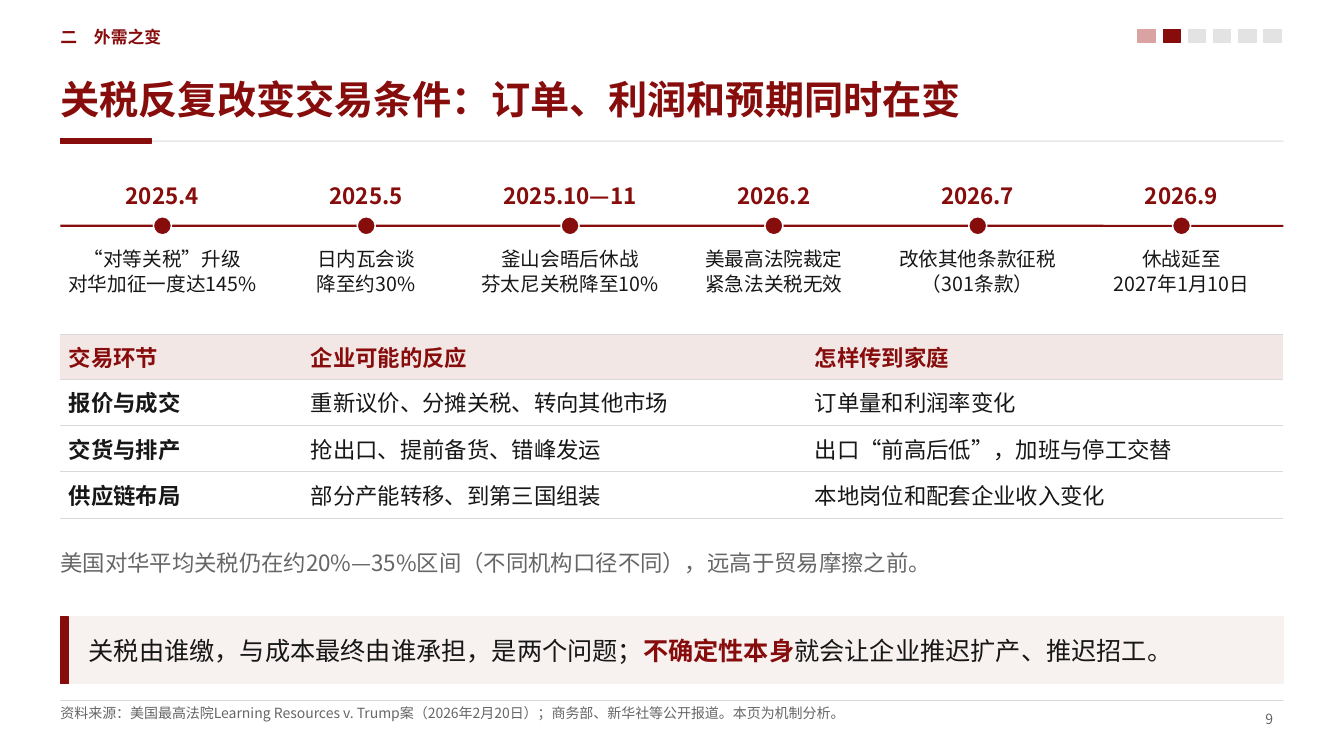
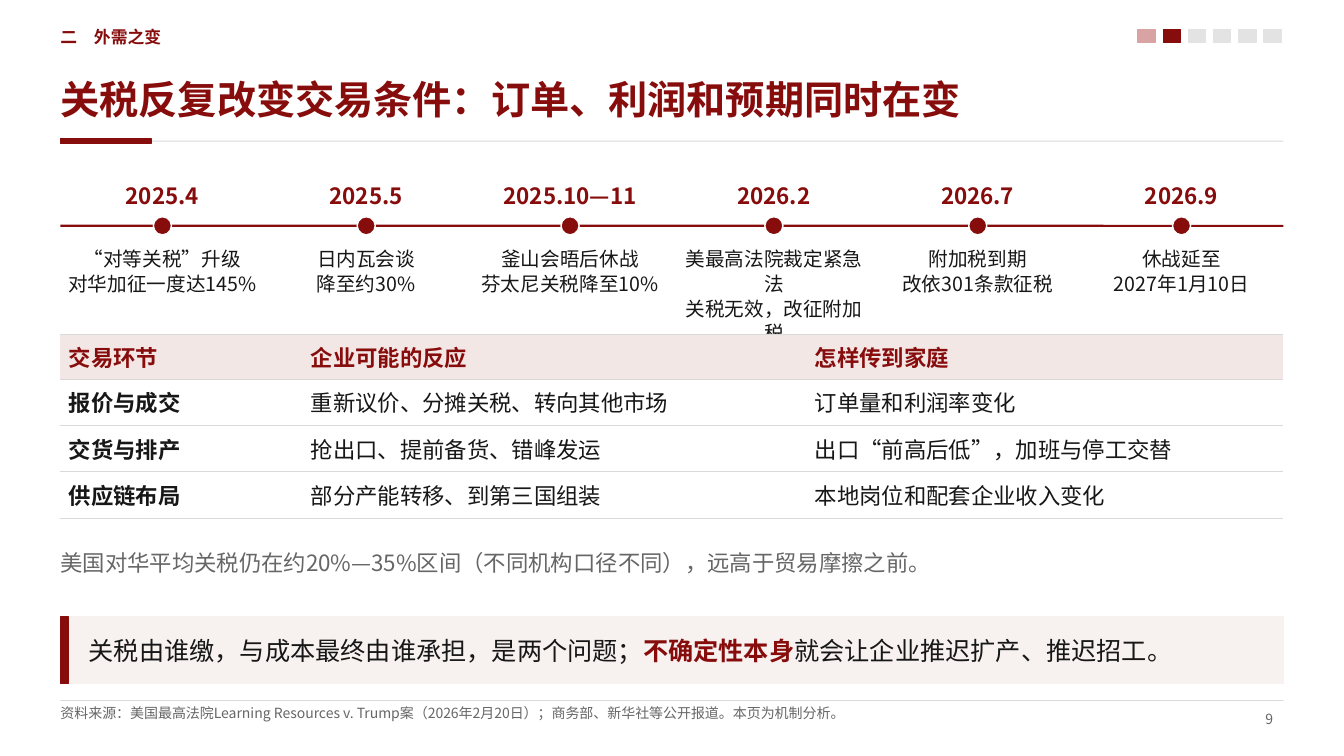
Before and after one commit to zerongwong/zerongwong.github.io, a slide deck: slide 9 of talks/2026-10-consumption-regulation/消费提振视角下的中国宏观经济形势分析_第三稿.pptx. Drawn at 1344x756 pixels with LibreOffice and Linux fonts; fonts in the diff are those of the drawing. Boxes give left, top, right and bottom in pixels: in the first picture for what was removed or moved away, otherwise in the second. Text is boxed around its words. In the diff, an @@ line names an element or a change of style, - is before the commit and + after.

```diff
--- a/talks/2026-10-consumption-regulation/消费提振视角下的中国宏观经济形势分析_第三稿.pptx
+++ b/talks/2026-10-consumption-regulation/消费提振视角下的中国宏观经济形势分析_第三稿.pptx
@@ text at box(685, 249, 862, 334): text changed @@
-美最高法院裁定
-紧急法关税无效
+美最高法院裁定紧急法
+关税无效，改征附加税
@@ text at box(902, 249, 1053, 293): text changed @@
-改依其他条款征税
-（301条款）
+附加税到期
+改依301条款征税
```
Also in this commit, not shown: 37 other slides changed, 9 other files.
